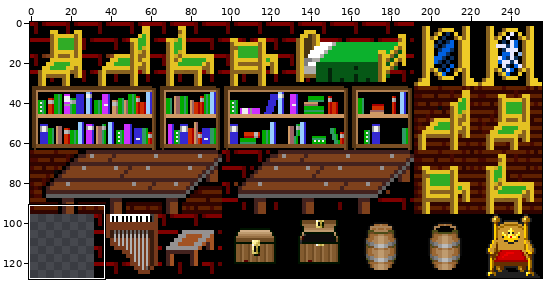
A sprite sheet gets an edit: graphics/furniture.gif. The picture above shows the old version from afar; the outline marks the close-up.
Close-up. Old version:
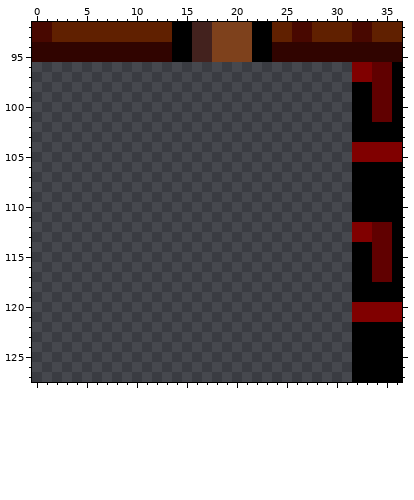
The file is 256x128 pixels. Colours within 5 levels of each other are drawn and written as one. Shown: x 0..36, y 92..127.
After:
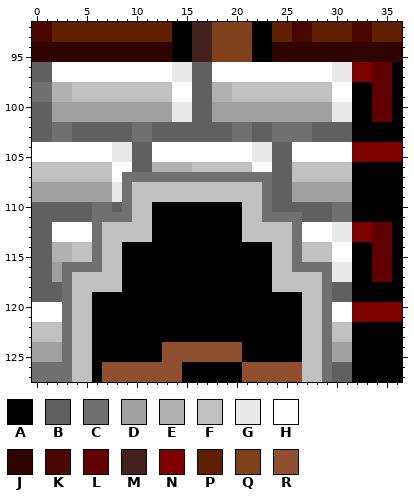
Palette (. is transparent): A #000000  B #606060  C #707070  D #a0a0a0  E #b1b1b1  F #c0c0c0  G #e8e8e8  H #ffffff  J #300400  K #480800  L #600000  M #43221e  N #800000  P #602000  Q #7e411c  R #905030
Log entry: added unlit fireplace
Diff:
y 96..97: x 0..31 ................................ -> BBHHHHHHHHHHHHGGBBHHHHHHHHHHHHGG
y 98..99: x 0..31 ................................ -> CCEEFFFFFFFFFFHHBBEEFFFFFFFFFFHH
y 100..101: x 0..31 ................................ -> BBDDDDDDDDDDDDGGBBDDDDDDDDDDDDGG
y 102..103: x 0..31 ................................ -> BBCCBBBBBBCCBBBBBBBBCCBBCCCCBBBB
y 104..105: x 0..31 ................................ -> HHHHHHHHGGBBHHHHHHHHHHGGBBHHHHHH
y 106: x 0..31 ................................ -> FFFFFFFFHHBBEEEEFFFFFFHHBBFFFFFF
y 107: x 0..31 ................................ -> FFFFFFFFHCCCCCCCCCCCCCCCBBFFFFFF
y 108..109: x 0..31 ................................ -> DDDDDDDDGCFFFFFFFFFFFFFCBBDDDDDD
y 110: x 0..31 ................................ -> BBBBBBCCBCFFAAAAAAAAAFFCBBBBBBCC
y 111: x 0..31 ................................ -> BBBBBBCCCCFFAAAAAAAAAFFCCCCBBBCC
y 112..113: x 0..31 ................................ -> BBHHHHCFFFFFAAAAAAAAAFFFFFCHHHGG
y 114..115: x 0..31 ................................ -> BBEEFFCFFAAAAAAAAAAAAAAAFFCFFFHH
y 116: x 0..31 ................................ -> BBDCCCCFFAAAAAAAAAAAAAAAFFCCCCGG
y 117: x 0..31 ................................ -> BBDCFFFFFAAAAAAAAAAAAAAAFFFFFCGG
y 118: x 0..31 ................................ -> BBBCFFFFFAAAAAAAAAAAAAAAFFFFFCBB
y 119: x 0..31 ................................ -> BBBCFFAAAAAAAAAAAAAAAAAAAAAFFCBB
y 120..121: x 0..31 ................................ -> HHHCFFAAAAAAAAAAAAAAAAAAAAAFFCHH
y 122..123: x 0..31 ................................ -> FFFCFFAAAAAAAAAAAAAAAAAAAAAFFCFF
y 124..125: x 0..31 ................................ -> DDDCFFAAAAAAARRRRRRRRAAAAAAFFCDD
y 126..127: x 0..31 ................................ -> CCCCFFARRRRRRRRAAAAAARRRRRRFFCBB
Boxes around the changes in both close-ups, in picture pixels (x1, y1, x2, y2):
added: (32, 62, 352, 382)
